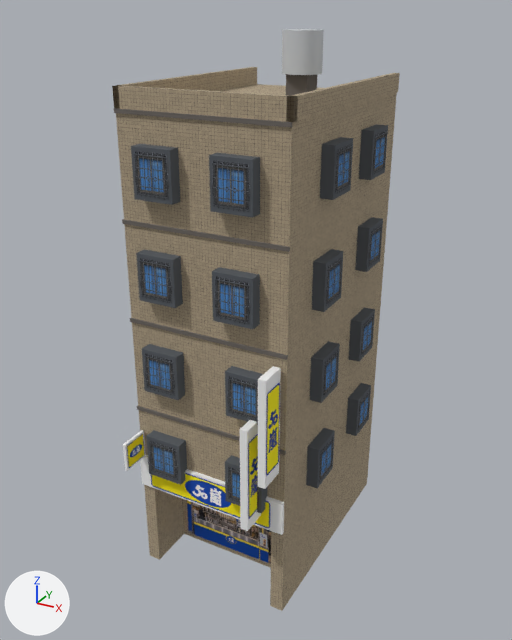
The glTF model public/assets/models/buildings/shophouse-10.glb, before and after one commit.
The view is the same before and after, from a camera (50 mm lens) standing at (10.65, -16.18, 18.56) and looking at (0.04, 3.11, 8.92). Arrows for +X, +Y and +Z are at lower left; the lights stay in place. The older version comes first. Where no turn or scale is listed for an object, it has been applied to the vertices. Vertices at exactly the same position are counted once.

In view in the first picture: 'body', 'decal_banner', 'decal_storefront', 'decal_vsign', 'decal_window', 'wall' and 1 more.
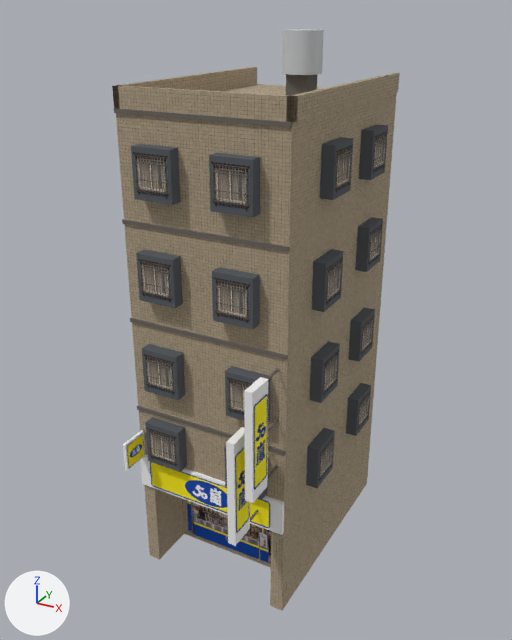
Changed parts and their boxes (x1, y1, x2, y2) in the pictures (512 x 640 px; the box of a moved part takes in the faces that stretch with it):
'body', reshaped: before (114, 29, 388, 535); after (114, 29, 388, 546)
'decal_window', surface changed, reshaped (8% shorter): before (134, 130, 387, 509); after (133, 131, 387, 481)
'decal_vsign', moved: before (248, 383, 280, 519); after (235, 394, 268, 533)
part 1 of me_mesh_0, moved or reshaped: before (258, 366, 281, 489); after (244, 377, 268, 503)
part 2 of me_mesh_0, added: after (266, 368, 279, 380)
part 3 of me_mesh_0, moved or reshaped: before (239, 420, 261, 531); after (226, 427, 250, 546)
part 4 of me_mesh_0, moved or reshaped: before (146, 430, 187, 485); after (145, 417, 187, 472)
part 5 of me_mesh_0, moved or reshaped: before (225, 455, 268, 513); after (225, 447, 268, 500)
part 7 of me_mesh_6, moved or reshaped: before (149, 440, 178, 480); after (147, 428, 177, 467)
part 8 of me_mesh_6, moved or reshaped (not visible afterwards): before (227, 466, 259, 509)

Edits to the bpy script that builds the scene:
```text
Add img_decals_windows_iron_gray_png:
    img_decals_windows_iron_gray_png = load_image('../../decals/windows/iron_gray.png', '../../decals/windows/iron_gray.png', 512, 512, 'sRGB')
Change mat_decal_window:
    where n4 = _N.new('ShaderNodeTexImage'); n4.name = 'Image Texture'
    n4.image: img_decals_windows_iron_blue_png -> img_decals_windows_iron_gray_png
Change me_mesh_0:
    used by ob_body; location = (0.0, 0.0, 0.0)
    remove me_mesh_0.from_pydata(...)  # 298 vertices, 460 faces; spans x -3.15..3.15, y -1.05..6.41, z 3.3..18.0
    add me_mesh_0.from_pydata(...)  # 346 vertices, 532 faces; spans x -3.15..3.15, y -1.75..6.41, z 3.3..18.0
    me_mesh_0 part 1: the loose piece of 8 vertices spanning x 2.35..2.6, y -1.0..-0.1, z 5.6..9.2 is moved by (0.0, -0.75, 0.0)
    me_mesh_0 part 2: a new loose piece, a box spanning x 2.445..2.505, y -0.9..0.0, z 9.05..9.11, in mat_material_0
    me_mesh_0 part 3: the loose piece of 8 vertices spanning x 1.75..2.0, y -1.0..-0.1, z 3.8..7.4 is moved by (0.0, -0.75, 0.0)
    me_mesh_0 part 4: the loose piece of 8 vertices spanning x -2.17..-0.87, y -0.4..0.0, z 4.11..5.61 is moved by (0.0, 0.0, 0.51)
    me_mesh_0 part 5: the loose piece of 8 vertices spanning x 0.86..2.16, y -0.4..0.0, z 4.11..5.61 is moved by (0.0, 0.0, 0.51)
    other edits to the shape of me_mesh_0 do not show in these pictures
Change me_mesh_5:
    used by ob_decal_vsign; location = (0.0, 0.0, 0.0)
    remove me_mesh_5.from_pydata(...)  # 16 vertices, 8 faces; spans x 1.74..2.61, y -0.97..-0.13, z 3.84..9.16
    add me_mesh_5.from_pydata(...)  # 16 vertices, 8 faces; spans x 1.74..2.61, y -1.72..-0.88, z 3.84..9.16
    me_mesh_5 part 6: the whole mesh is moved by (0.0, -0.75, 0.0)
Change me_mesh_6:
    where me_mesh_6.from_pydata(...)  # 96 vertices, 48 faces; spans x -3.16..3.16, y -0.41..6.37, z 3.98..15.15
    used by ob_decal_window; location = (0.0, 0.0, 0.0)
    me_mesh_6 part 7: the loose piece of 4 vertices spanning x -2.13..-0.91, y -0.41, z 4.15..5.57 is moved by (0.0, 0.0, 0.51)
    me_mesh_6 part 8: the loose piece of 4 vertices spanning x 0.9..2.12, y -0.41, z 4.15..5.57 is moved by (0.0, 0.0, 0.51)
```
